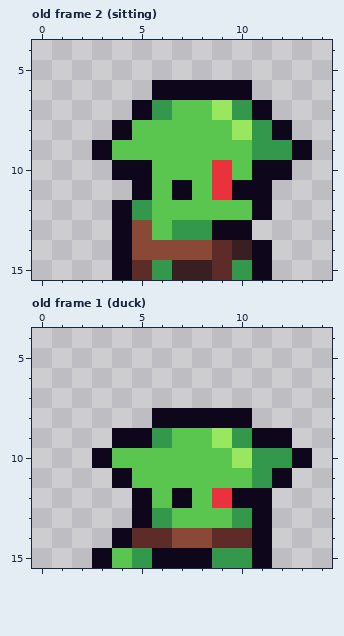
Two states of a pixel-art file, BurningKnight/Content/Animations/gobbo.ase. Above is the file before it was changed.
16x16 pixels, 27 frames. Shown: old frame 2 (sitting): x 0..14, y 4..15; old frame 1 (duck): x 0..14, y 4..15. The commit also changed other frames, which this record leaves out.
After:
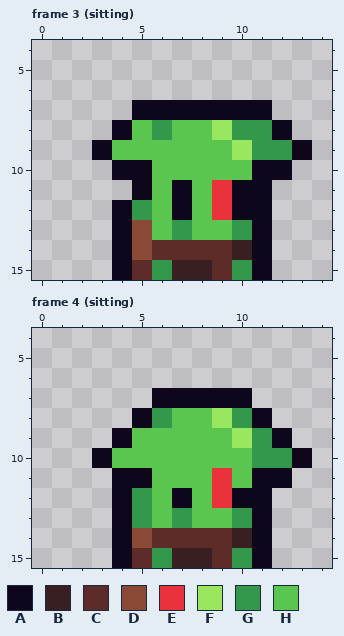
Palette (. is transparent): A #0e071b  B #391f21  C #5d2c28  D #8a4836  E #ea323c  F #99e65f  G #33984b  H #5ac54f
A new or re-ordered frame is compared with the old frame closest to it.
What changed:
frames 27 -> 34
Frame 3 (sitting) is new; against old frame 2 (sitting), layer "head":
The author put colour A in row 13 at x 11.
Colour F becomes colour A in row 7 at x 9.
Colour G becomes colour A in row 7 at x 6 and 10.
Colour H becomes colour A in row 7 at x 7 to 8; in row 12 at x 7 and 10.
Colour D becomes colour C in row 14 at x 6 to 8.
Colour H becomes colour E in row 12 at x 9.
Colour H becomes colour F in row 8 at x 9; in row 9 at x 10.
Colour A becomes colour G in row 13 at x 10.
Colour F becomes colour G in row 8 at x 10.
Colour H becomes colour G in row 8 at x 6.
Colour A becomes colour H in row 13 at x 9.
Colour E becomes colour H in row 10 at x 9.
Colour G becomes colour H in row 13 at x 8.
The author cleared colour A in row 6 at x 6 to 10.
Frame 4 (sitting) is new; against old frame 1 (duck), layers "head", "body":
The author put colour A in row 7 at x 6 to 10; in row 8 at x 5 and 11; in rows 12 to 13 at x 4.
Colour G becomes colour A in row 11 at x 11.
Colour H becomes colour A in row 11 at x 5; in row 15 at x 4.
Colour A becomes colour B in row 15 at x 7 to 8.
Colour C becomes colour B in row 14 at x 10.
Colour D becomes colour C in row 14 at x 7 to 8.
Colour G becomes colour C in row 15 at x 5 and 9.
Colour C becomes colour D in row 14 at x 5.
Colour H becomes colour E in row 11 at x 9.
Colour A becomes colour F in row 8 at x 9.
Colour G becomes colour F in row 9 at x 10.
Colour A becomes colour G in row 8 at x 6 and 10; in row 9 at x 11; in rows 12 to 13 at x 5; in row 15 at x 6.
Colour H becomes colour G in row 13 at x 7.
Colour A becomes colour H in row 8 at x 7 to 8; in row 9 at x 5.
Colour F becomes colour H in row 9 at x 9; in row 10 at x 10.
Colour G becomes colour H in row 9 at x 6; in row 13 at x 6.
The author cleared colour A in row 15 at x 3.
Changed places in both pictures, as pixel boxes (x1, y1, x2, y2):
changed: (152, 80, 272, 260)
changed: (92, 388, 272, 568)
